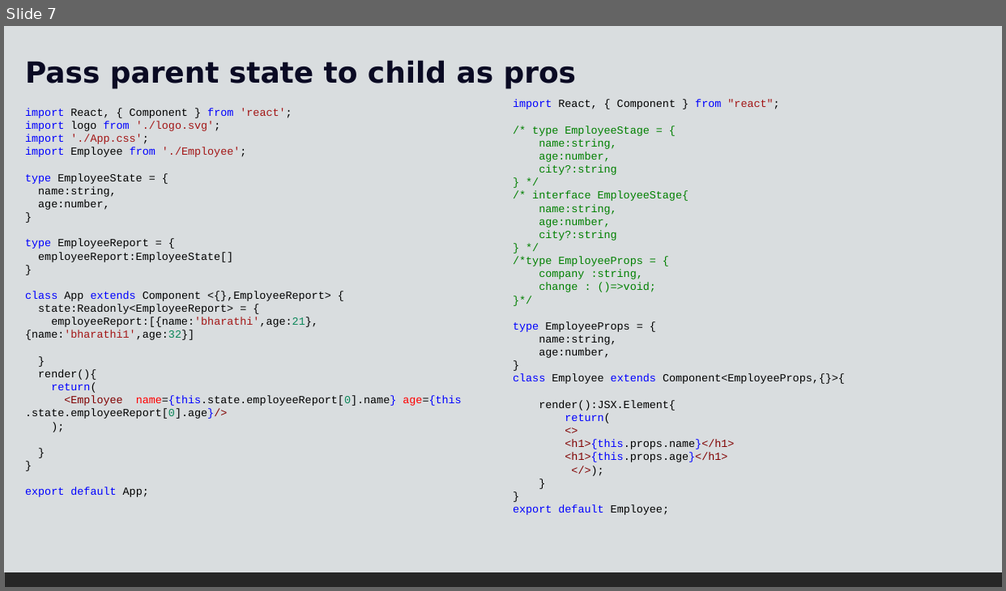
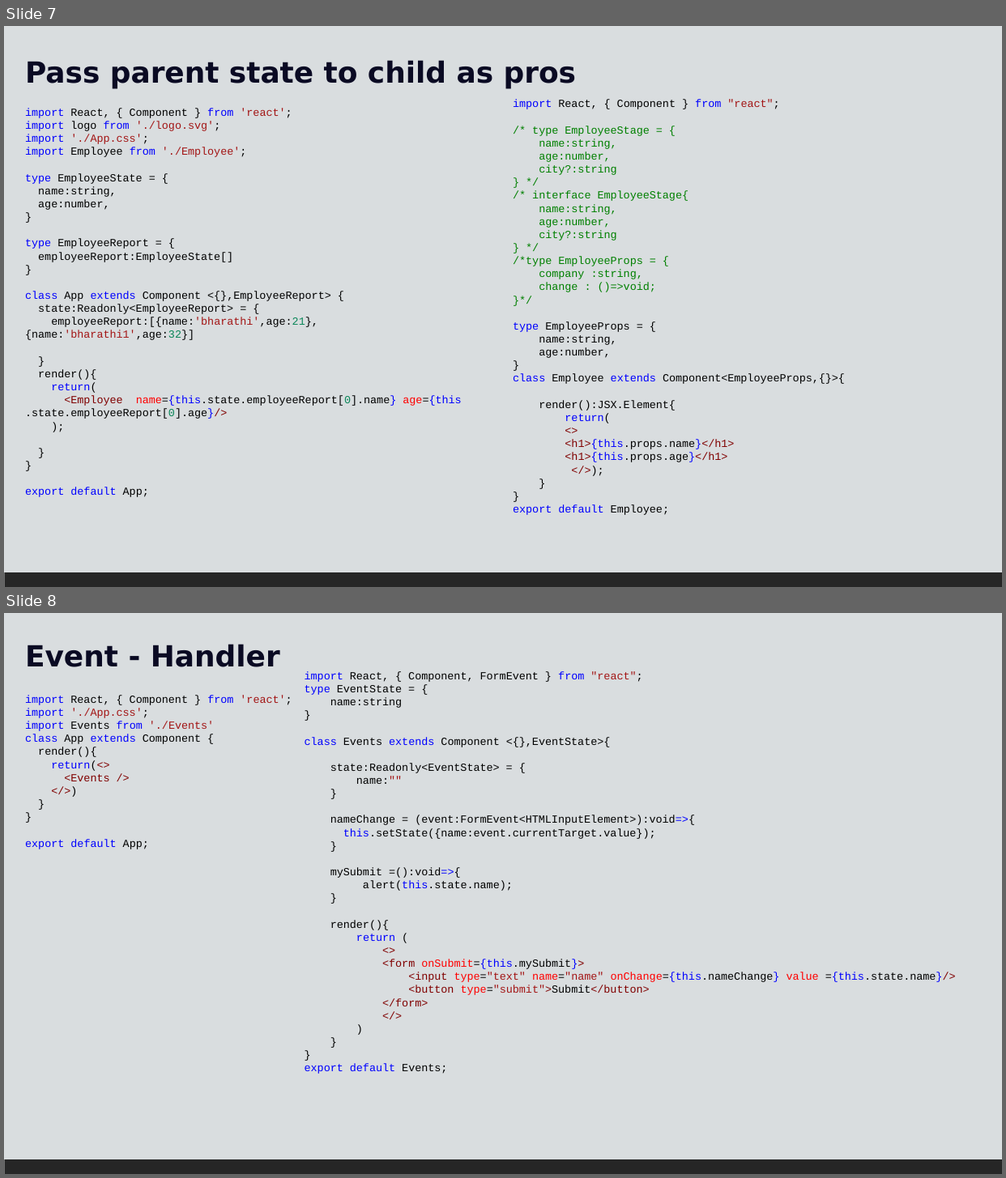
Before and after one commit to bharathi2k6/Learn_React, a slide deck: doc/React-6.pptx. Shown one above the other, each under a label of ours: slide 7 before the commit, slides 7 and 8 after it. The pictures are 1006x591 and 1006x1178 pixels, drawn with LibreOffice and Linux fonts; fonts in the diff are those of the drawing. Boxes give left, top, right and bottom in pixels: in the first picture for what was removed or moved away, otherwise in the second. Text is boxed around its words. In the diff, an @@ line names an element or a change of style, - is before the commit and + after.

Commit message:
TypeScript changes

```diff
--- a/doc/React-6.pptx
+++ b/doc/React-6.pptx
@@ slide 8 added at <box>4,613,1002,1174</box>, background #FFFFFF; not listed: 1 template element that a slide beside it also shows @@
@@ rectangle added at <box>4,613,1002,1160</box>, fill #D9DDDF @@
@@ text added at <box>25,644,280,667</box>, 28 pt, text #0A0A23, bold @@
+Event - Handler
@@ text added at <box>305,671,956,1074</box>, 10.5 pt, text #000000 @@
+import React, { Component, FormEvent } from "react";
+type EventState = {
+name:string
+}
+class Events extends Component <{},EventState>{
+state:Readonly<EventState> = {
+name:""
+}
+nameChange = (event:FormEvent<HTMLInputElement>):void=>{
+this.setState({name:event.currentTarget.value});
+}
+mySubmit =():void=>{
+alert(this.state.name);
+}
+render(){
+return (
+<>
+<form onSubmit={this.mySubmit}>
+<input type="text" name="name" onChange={this.nameChange} value ={this.state.name}/>
+<button type="submit">Submit</button>
+</form>
+</>
+)
+}
+}
+export default Events;
@@ text added at <box>25,695,292,850</box>, 10.5 pt, text #0000FF @@
+import React, { Component } from 'react';
+import './App.css';
+import Events from './Events'
+class App extends Component {
+render(){
+return(<>
+<Events />
+</>)
+}
+}
+export default App;
```
Also in this commit, not shown: 2 slides changed, 4 other files.
